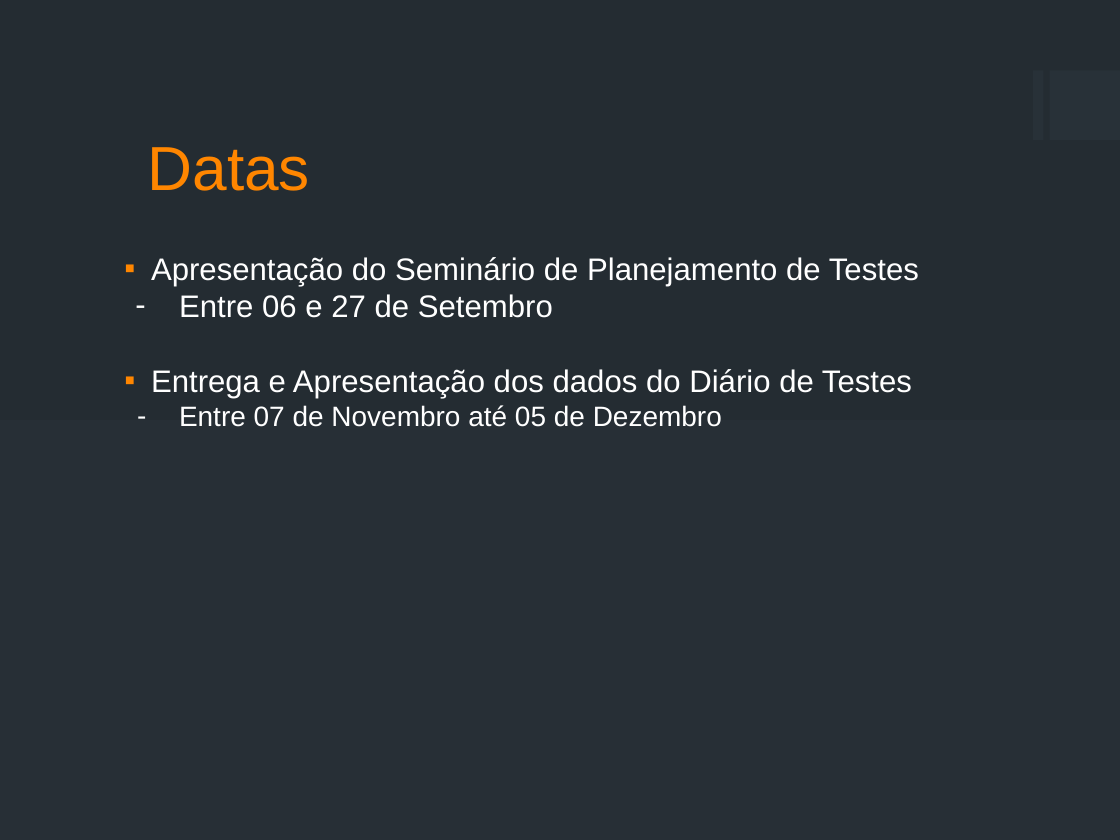
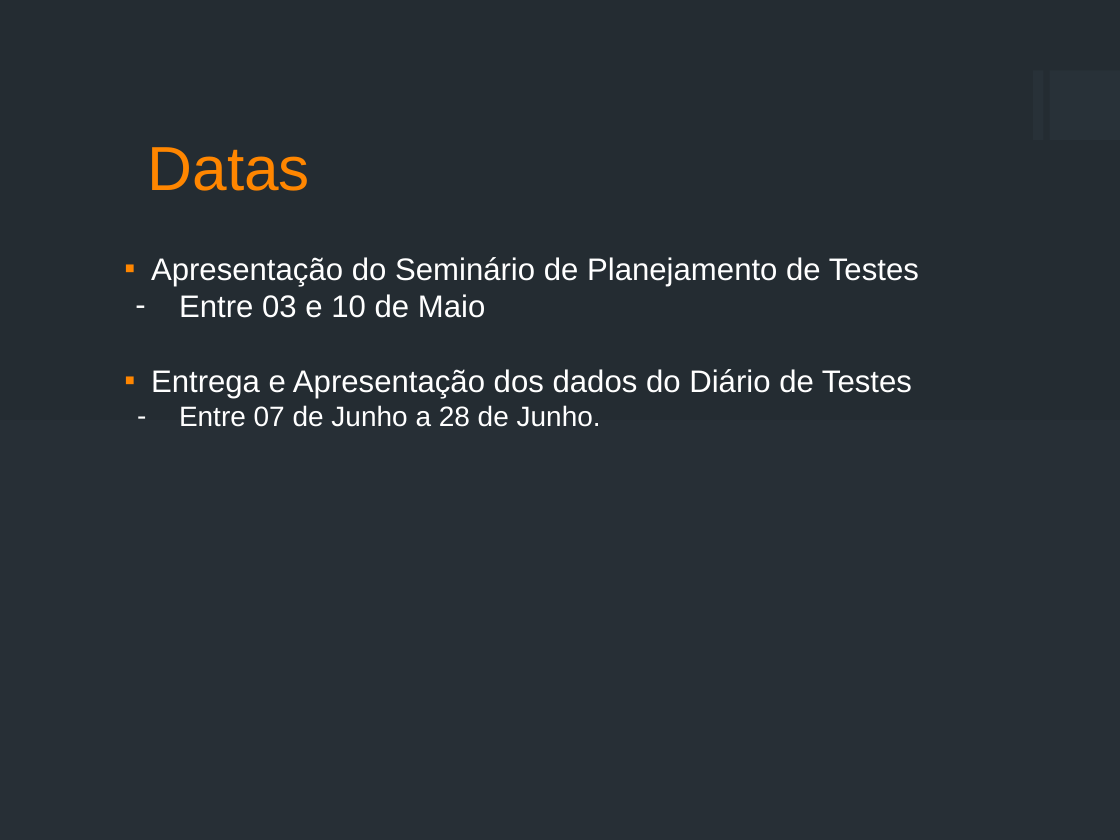
Before and after one commit to Huilson/UTFPR, a slide deck: slide 5 of Alunos/Teste de Software/1 - Slides/5. Preparação para o Projeto de Testes.pptx. Drawn at 1120x840 pixels with LibreOffice and Linux fonts; fonts in the diff are those of the drawing. Boxes give left, top, right and bottom in pixels: in the first picture for what was removed or moved away, otherwise in the second. Text is boxed around its words. In the diff, an @@ line names an element or a change of style, - is before the commit and + after.

Commit message:
Mudança de datas e pastas

```diff
--- a/Alunos/Teste de Software/1 - Slides/5. Preparação para o Projeto de Testes.pptx
+++ b/Alunos/Teste de Software/1 - Slides/5. Preparação para o Projeto de Testes.pptx
@@ text at <box>179,294,485,318</box>: text changed @@
-– Entre 06 e 27 de Setembro
+– Entre 03 e 10 de Maio
@@ text at <box>179,405,601,427</box>: text changed @@
-– Entre 07 de Novembro até 05 de Dezembro
+– Entre 07 de Junho a 28 de Junho.
```
Also in this commit, not shown: 35 other files.
